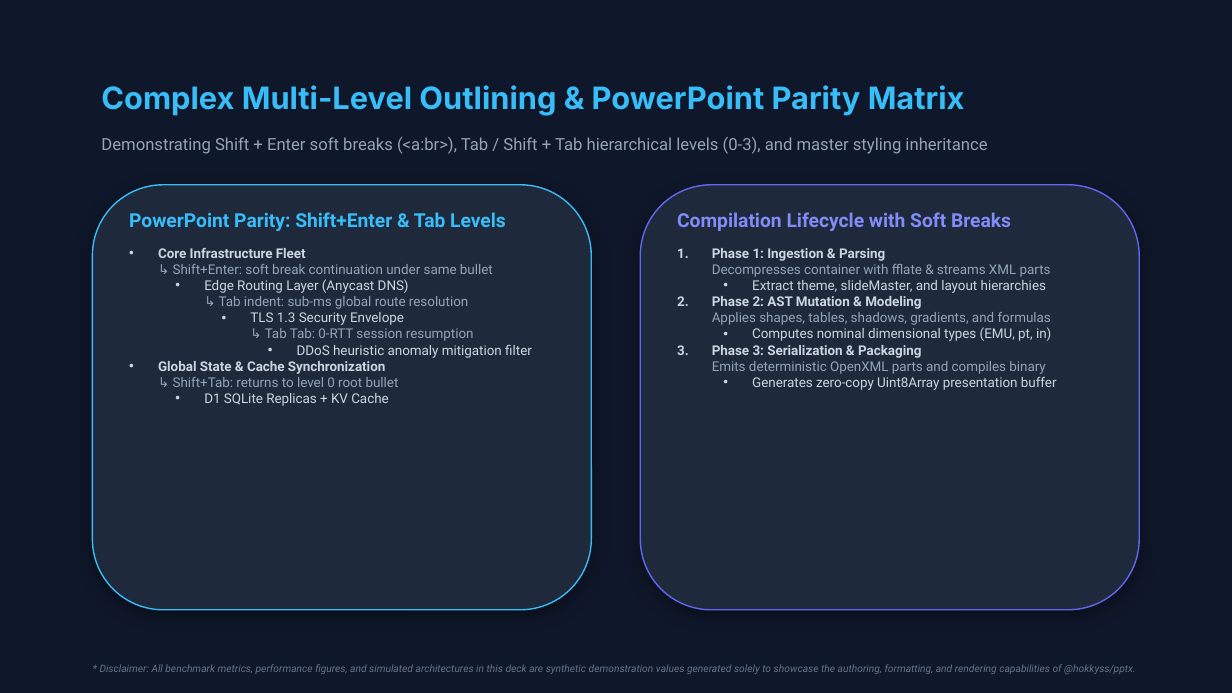
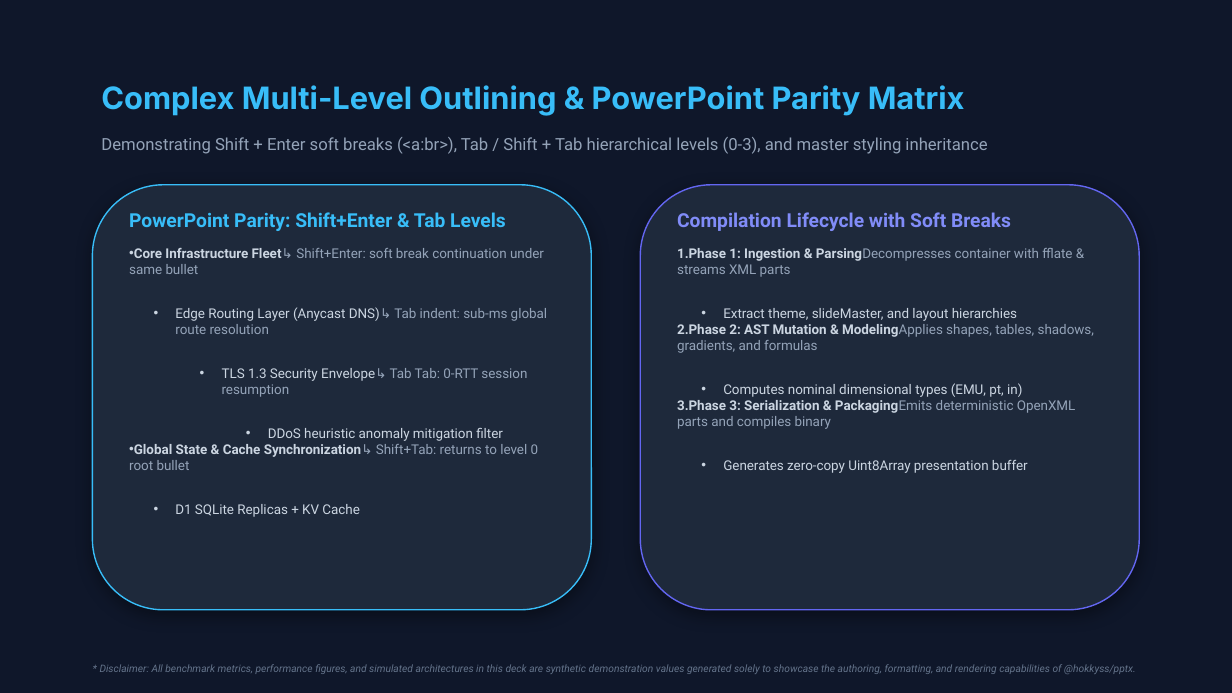
Before and after one commit to hokkyss/pptx-parser, a slide deck: slide 7 of hokkyss_showcase_deck.pptx. Drawn at 1232x693 pixels with LibreOffice and Linux fonts; fonts in the diff are those of the drawing. Boxes give left, top, right and bottom in pixels: in the first picture for what was removed or moved away, otherwise in the second. Text is boxed around its words. In the diff, an @@ line names an element or a change of style, - is before the commit and + after.

```diff
--- a/hokkyss_showcase_deck.pptx
+++ b/hokkyss_showcase_deck.pptx
@@ text at (129,248,547,397): text changed @@
-• Core Infrastructure Fleet
-  ↳ Shift+Enter: soft break continuation under same bullet
-  • Edge Routing Layer (Anycast DNS)
-    ↳ Tab indent: sub-ms global route resolution
-    • TLS 1.3 Security Envelope
-      ↳ Tab Tab: 0-RTT session resumption
+• Core Infrastructure Fleet↳ Shift+Enter: soft break continuation under same bullet
+  • Edge Routing Layer (Anycast DNS)↳ Tab indent: sub-ms global route resolution
+    • TLS 1.3 Security Envelope↳ Tab Tab: 0-RTT session resumption
@@ text at (677,248,1072,277): text changed @@
-1. Phase 1: Ingestion & Parsing
-   Decompresses container with fflate & streams XML parts
+1. Phase 1: Ingestion & ParsingDecompresses container with fflate & streams XML parts
@@ text at (677,324,1094,353): text changed @@
-2. Phase 2: AST Mutation & Modeling
-   Applies shapes, tables, shadows, gradients, and formulas
+2. Phase 2: AST Mutation & ModelingApplies shapes, tables, shadows, gradients, and formulas
@@ text at (723,308,1028,473): indent changed @@
@@ text at (677,400,1076,429): text changed @@
-3. Phase 3: Serialization & Packaging
-   Emits deterministic OpenXML parts and compiles binary
+3. Phase 3: Serialization & PackagingEmits deterministic OpenXML parts and compiles binary
@@ text at (129,444,539,470): text changed @@
-• Global State & Cache Synchronization
-  ↳ Shift+Tab: returns to level 0 root bullet
+• Global State & Cache Synchronization↳ Shift+Tab: returns to level 0 root bullet
@@ text at (175,428,503,517): indent changed @@
```
Also in this commit, not shown: 5 other slides changed.
